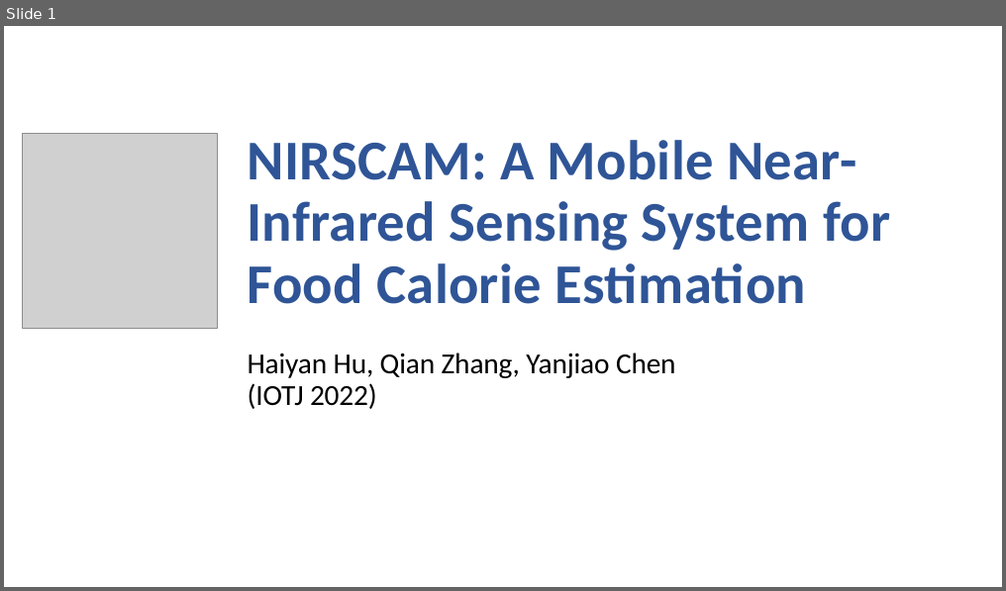
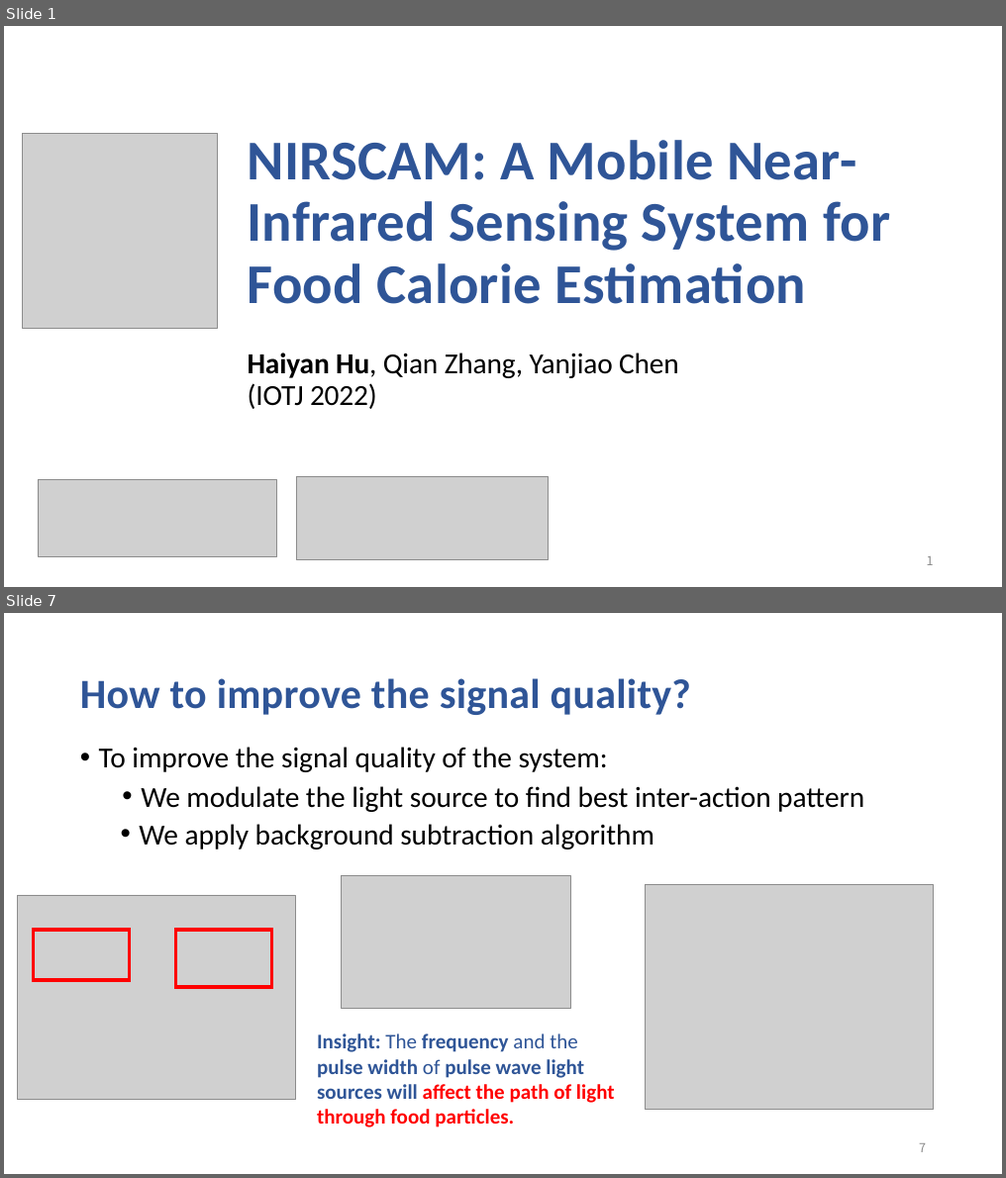
Before and after one commit to hyanhu/hyanhu.github.io, a slide deck: files/NIRSCAM.pptx. Shown one above the other, each under a label of ours: slide 1 before the commit, slides 1 and 7 after it; the slides between them are not shown. The pictures are 1006x591 and 1006x1178 pixels, drawn with LibreOffice and Linux fonts; fonts in the diff are those of the drawing; grey boxes stand for pictures. Boxes give left, top, right and bottom in pixels: in the first picture for what was removed or moved away, otherwise in the second. Text is boxed around its words. In the diff, an @@ line names an element or a change of style, - is before the commit and + after.

```diff
--- a/files/NIRSCAM.pptx
+++ b/files/NIRSCAM.pptx
@@ slide 7 added at box(4, 613, 1002, 1174), background #FFFFFF @@
@@ title added at box(80, 678, 691, 715), 40 pt, text #2F5597, bold @@
+How to improve the signal quality?
@@ text added at box(99, 747, 608, 772), 28 pt, text #000000 @@
+• To improve the signal quality of the system:
@@ text added at box(141, 786, 864, 812), 28 pt, text #000000 @@
+  • We modulate the light source to find best inter-action pattern
@@ text added at box(139, 824, 654, 850), 28 pt, text #000000 @@
+  • We apply background subtraction algorithm
@@ picture added at box(342, 875, 570, 1009) @@
@@ picture added at box(18, 895, 295, 1100) @@
@@ picture added at box(645, 884, 934, 1110) @@
@@ rectangle added at box(33, 930, 130, 980), outline #FF0000 3 pt @@
@@ rectangle added at box(175, 930, 272, 987), outline #FF0000 3 pt @@
@@ text added at box(317, 1034, 615, 1128), 20 pt, text #2F5597, bold @@
+Insight: The frequency and the pulse width of pulse wave light sources will affect the path of light through food particles.
@@ page number added at box(919, 1144, 926, 1153), 12 pt, text #8C8C8C @@
+7
@@ slide 1 changed as well @@
@@ title "NIRSCAM: A Mobile Near-Infrared Sensing ..." at box(248, 140, 890, 409): bold on in "Haiyan Hu," @@
@@ picture added at box(38, 480, 277, 557) @@
@@ picture added at box(297, 476, 549, 561) @@
@@ page number added at box(927, 557, 934, 566), 12 pt, text #8C8C8C @@
+1
```
Also in this commit, not shown: 2 other slides changed, 8 other slides added, 3 slides removed, 1 other file.
